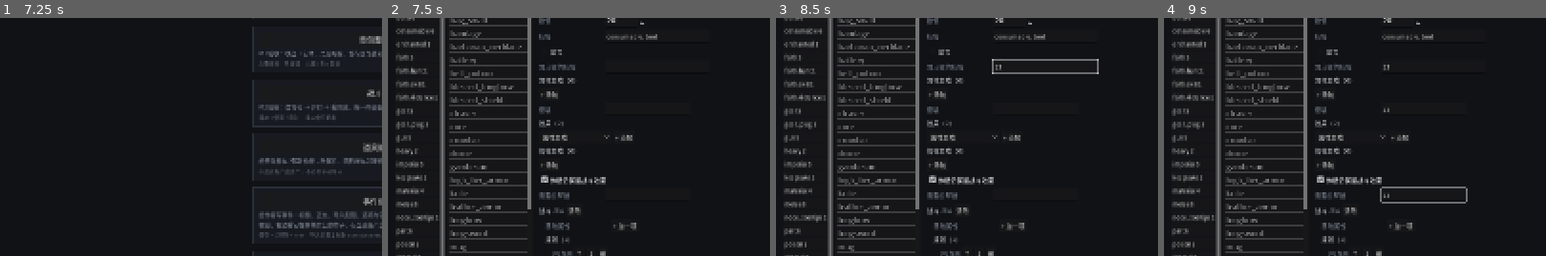
Above: before the commit, frames 1-4 (left to right).
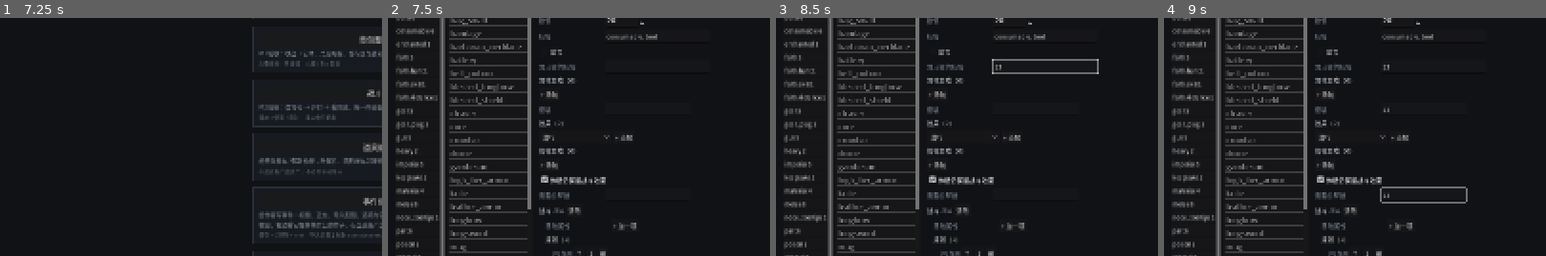
Above: after the commit, the same moments.

Repository: oZlUche/packsoudc
Game: Godot game, scene res://ui/map_editor/map_editor.tscn
The game is run twice, just before and just after one commit, with the same random seed, the same clock (stepped at 60 frames per second) and the same inputs. This scene is started directly instead of the project's main scene.
Inputs (mouse positions are % of the whole screen's width and height, from its top left):
- Up to frame 1 (7.25 s): click (16, 28) at 0.52 s; type "12" at 0.6 s; click "← 主界面 F1" at 1.25 s; click "有未保存的改动 · 再按一次 F1 离开" at 2 s; click "正式游戏" at 2.75 s; click "← 主界面 F1" at 3.5 s; click "背包整理沙盒" at 4.25 s; click "← 主界面 F1" at 5 s; click "战斗沙盒" at 5.75 s; click "← 主界面 F1" at 6.5 s
- Up to frame 2 (7.5 s): click "道具编辑器" at 7.25 s
- Up to frame 3 (8.5 s): click (34, 16) at 8.02 s; type "12" at 8.1 s; click (35, 33) at 8.25 s; type "12" at 8.33 s; click (34, 42) at 8.48 s
- Up to frame 4 (9 s): type "12" at 8.57 s; click (34, 60) at 8.77 s; type "12" at 8.85 s
The pictures show only the part of the screen within x 0-50%, y 23-73%; the shares and areas given below are measured in that part.

Frame 1 is identical in both runs. In frame 2, 0.1% of the frame differs, in the area x 40-47%, y 49-52%; in frame 3, 0.1%; in frame 4, 0.1%.

Commit message:
PropertyForm 用 preload 引用 FieldText，不靠全局类缓存：作者拉了新脚本没 --import 时表单不再空白（091 十三·1）
Co-Authored-By: Claude Fable 5.1 <noreply@anthropic.com>

Claude-Session: https://claude.ai/code/session_01HsFubaqJhvkyEgCsdR5pAN

Diff:
--- a/ui/editor/property_form.gd
+++ b/ui/editor/property_form.gd
@@ -18,6 +18,8 @@
 signal changed
 
 const INDENT := 14
+## 091：直接 preload 而不靠全局类名 —— 作者拉了新脚本没重新 --import 时，全局类缓存里没有 FieldText，靠名字引用会让整份表单解析失败、编辑器一片空白
+const FieldText := preload("res://core/authoring/field_text.gd")
 
 var label_font: Font
 
Not shown, changed: docs/reports/091-career-vs-roguelike-plan.md
